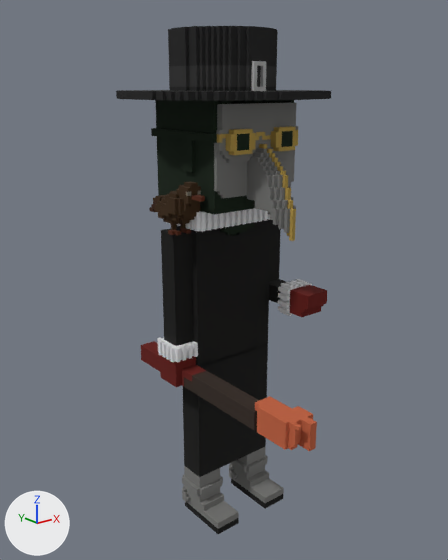
The glTF model public/resources/transcended/plague_doctor.glb, before and after one commit.
One viewpoint serves both versions: a camera (50 mm lens) standing at (-10.95, -13.02, 12.93) and looking at (-0.49, 0.05, 7.7). Arrows for +X, +Y and +Z are at lower left; the lights stay in place. Where no turn or scale is listed for an object, it has been applied to the vertices. Vertices at the same position are counted once.

In view in the first picture: 'venetian solo.vox-7'.
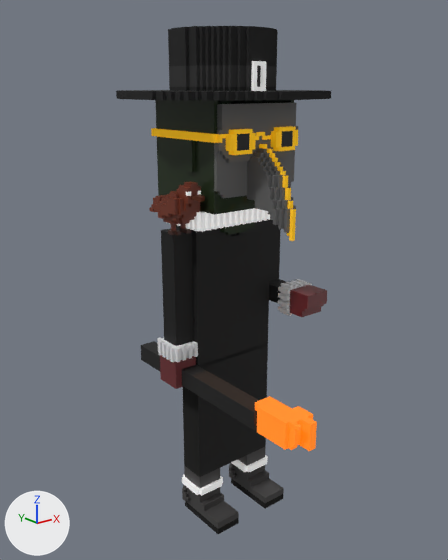
Changed parts and their boxes (x1, y1, x2, y2) in the pictures (448 x 560 px):
part 1 of me_venetian_solo_vox_7, recoloured (grey to white)
    both: (182, 455, 268, 496)
part 2 of me_venetian_solo_vox_7, recoloured (grey to black)
    both: (182, 447, 284, 529)
part 3 of me_venetian_solo_vox_7, recoloured (brown to orange)
    both: (255, 396, 317, 451)
part 4 of me_venetian_solo_vox_7, recoloured
    both: (141, 341, 257, 430)
part 5 of me_venetian_solo_vox_7, recoloured
    both: (149, 181, 201, 230)
part 6 of me_venetian_solo_vox_7, recoloured
    both: (168, 228, 191, 235)
part 7 of me_venetian_solo_vox_7, recoloured (grey to white)
    both: (251, 61, 266, 91)
part 8 of me_venetian_solo_vox_7, recoloured
    both: (214, 104, 298, 233)
part 9 of me_venetian_solo_vox_7, recoloured
    both: (151, 126, 298, 241)
part 10 of me_venetian_solo_vox_7, recoloured
    both: (237, 131, 293, 151)
part 11 of me_venetian_solo_vox_7, recoloured (red to brown)
    both: (160, 285, 327, 387)
part 12 of me_venetian_solo_vox_7, recoloured
    both: (165, 219, 279, 367)
part 13 of me_venetian_solo_vox_7, recoloured
    both: (155, 100, 255, 235)
part 14 of me_venetian_solo_vox_7, recoloured (grey to white)
    both: (166, 208, 270, 232)

The change, as a list of edits to the scene's bpy script:
```text
Add mat_palette_039:
    mat_palette_039 = principled_material('palette.039')
    mat_palette_039.base_color = (0.165, 0.165, 0.165)  # grey #717171
    mat_palette_039.metallic = 0.48
    mat_palette_039.roughness = 0.716
Add mat_dblue:
    mat_dblue = principled_material('dblue')
    mat_dblue.base_color = (0.125, 0.0, 0.00335)  # dark red #63000b
    mat_dblue.roughness = 0.523
    mat_dblue.coat_weight = 1.0
    mat_dblue.coat_roughness = 1.0
Add mat_yellow_002:
    mat_yellow_002 = principled_material('yellow.002')
    mat_yellow_002.base_color = (0.8, 0.456, 0.0)  # yellow #e7b400
    mat_yellow_002.roughness = 1.0
    mat_yellow_002.coat_weight = 1.0
    mat_yellow_002.coat_roughness = 1.0
    mat_yellow_002.emission_color = (0.333, 0.169, 0.0)  # yellow #9c7200
    mat_yellow_002.emission_strength = 1.0
Add mat_bird:
    mat_bird = principled_material('bird')
    mat_bird.base_color = (0.157, 0.0283, 0.0109)  # brown #6e2f1b
Add mat_eye_skull:
    mat_eye_skull = principled_material('eye_skull')
    mat_eye_skull.base_color = (0.8, 0.8, 0.8)  # white #e7e7e7
    mat_eye_skull.emission_strength = 0.292
Add mat_body_grey_003:
    mat_body_grey_003 = principled_material('body grey.003')
    mat_body_grey_003.base_color = (0.0471, 0.045, 0.045)  # black #3d3c3c
    mat_body_grey_003.coat_weight = 0.109
Add mat_bird_001:
    mat_bird_001 = principled_material('bird.001')
    mat_bird_001.base_color = (0.0488, 0.0107, 0.00485)  # brown #3e1b0f
Add mat_greensheat:
    mat_greensheat = principled_material('greenSheat')
    mat_greensheat.base_color = (0.00621, 0.0209, 0.0)  # black #122800
    mat_greensheat.metallic = 0.339
    mat_greensheat.roughness = 0.775
    mat_greensheat.coat_weight = 0.445
Add mat_orange:
    mat_orange = principled_material('orange')
    mat_orange.base_color = (0.8, 0.13, 0.0)  # orange #e76500
    mat_orange.roughness = 1.0
    mat_orange.coat_weight = 1.0
    mat_orange.coat_roughness = 0.782
    mat_orange.emission_color = (0.665, 0.158, 0.0)  # orange #d56f00
    mat_orange.emission_strength = 1.0
Add mat_shine_003:
    mat_shine_003 = principled_material('shine.003')
    mat_shine_003.base_color = (0.0, 0.0, 0.0)  # black #000000
    mat_shine_003.roughness = 0.864
    mat_shine_003.coat_weight = 0.155
    mat_shine_003.coat_roughness = 0.632
Add mat_bk_lack:
    mat_bk_lack = principled_material('bk=lack')
    mat_bk_lack.base_color = (0.00802, 0.00802, 0.00802)  # black #161616
    mat_bk_lack.roughness = 0.634
Change me_venetian_solo_vox_7:
    remove me_venetian_solo_vox_7.from_pydata(...)  # 2591 vertices, 5186 faces; spans x -2.7..2.6, y -4.4..3.4, z 0.1..14.3
    add me_venetian_solo_vox_7.from_pydata(...)  # 2594 vertices, 5194 faces; spans x -2.7..2.6, y -4.4..3.4, z 0.1..14.3
    me_venetian_solo_vox_7 part 1: 146 faces spanning x -1.5..1.4, y 0.0..1.0, z 0.8..1.3 switch from mat_palette_009 (picture img_venetian_solo_vox_6) to mat_eye_skull (white #e7e7e7)
    me_venetian_solo_vox_7 part 2: 419 faces spanning x -1.5..1.4, y -0.8..1.2, z 0.3..1.6 switch from mat_palette_009 (picture img_venetian_solo_vox_6) to mat_body_grey_003 (black #3d3c3c)
    me_venetian_solo_vox_7 part 3: 90 faces spanning x -1.9..-1.1, y -4.4..-2.8, z 4.8..5.5 switch from mat_palette_011 (picture img_venetian_solo_vox_1) to mat_orange (orange #e76500)
    me_venetian_solo_vox_7 part 4: 24 faces spanning x -1.9..-1.4, y -2.9..2.4, z 4.8..5.3 switch from mat_palette_011 (picture img_venetian_solo_vox_1) to mat_bk_lack (black #161616)
    me_venetian_solo_vox_7 part 5: 535 faces spanning x -2.2..-1.4, y -0.4..1.6, z 9.3..10.6 switch from mat_palette_012 (picture img_venetian_solo_vox_2_bluebird_reduced) to mat_bird (brown #6e2f1b)
    me_venetian_solo_vox_7 part 6: 33 faces spanning x -2.1..-1.5, y 0.1..0.4, z 9.2..9.3 switch from mat_palette_012 (picture img_venetian_solo_vox_2_bluebird_reduced) to mat_bird_001 (brown #3e1b0f)
    me_venetian_solo_vox_7 part 7: 26 faces spanning x -0.3..0.1, y -0.9..-0.8, z 12.8..13.5 switch from mat_palette_013 (picture img_venetian_solo_vox_3_cubikmodel) to mat_eye_skull (white #e7e7e7)
    me_venetian_solo_vox_7 part 8: 782 faces spanning x -1.4..1.4, y -2.2..1.9, z 9.2..12.5 switch from mat_palette_014 (picture img_venetian_solo_vox_4) to mat_palette_039 (grey #717171)
    me_venetian_solo_vox_7 part 9: 255 faces spanning x -1.5..1.4, y -2.2..2.0, z 9.2..11.9 switch from mat_palette_014 (picture img_venetian_solo_vox_4) to mat_yellow_002 (yellow #e7b400)
    me_venetian_solo_vox_7 part 10: 4 faces spanning x -1.0..0.9, y -1.1, z 11.4..11.8 switch from mat_palette_014 (picture img_venetian_solo_vox_4) to mat_bk_lack (black #161616)
    me_venetian_solo_vox_7 part 11: 83 faces spanning x -2.1..2.0, y -1.6..1.0, z 4.8..7.3 switch from mat_palette_021 (picture img_venetian_solo_vox_5) to mat_dblue (dark red #63000b)
    me_venetian_solo_vox_7 part 12: 85 faces spanning x -2.0..1.9, y -0.5..1.1, z 5.2..9.3 switch from mat_palette_021 (picture img_venetian_solo_vox_5) to mat_shine_003 (black #000000)
    me_venetian_solo_vox_7 part 13: 88 faces spanning x -1.5..1.4, y -0.7..1.9, z 9.0..12.6 switch from mat_palette_021 (picture img_venetian_solo_vox_5) to mat_greensheat (black #122800)
    me_venetian_solo_vox_7 part 14: 574 faces spanning x -1.6..1.5, y -0.3..1.4, z 9.3..9.8 switch from mat_palette_021 (picture img_venetian_solo_vox_5) to mat_eye_skull (white #e7e7e7)
```
